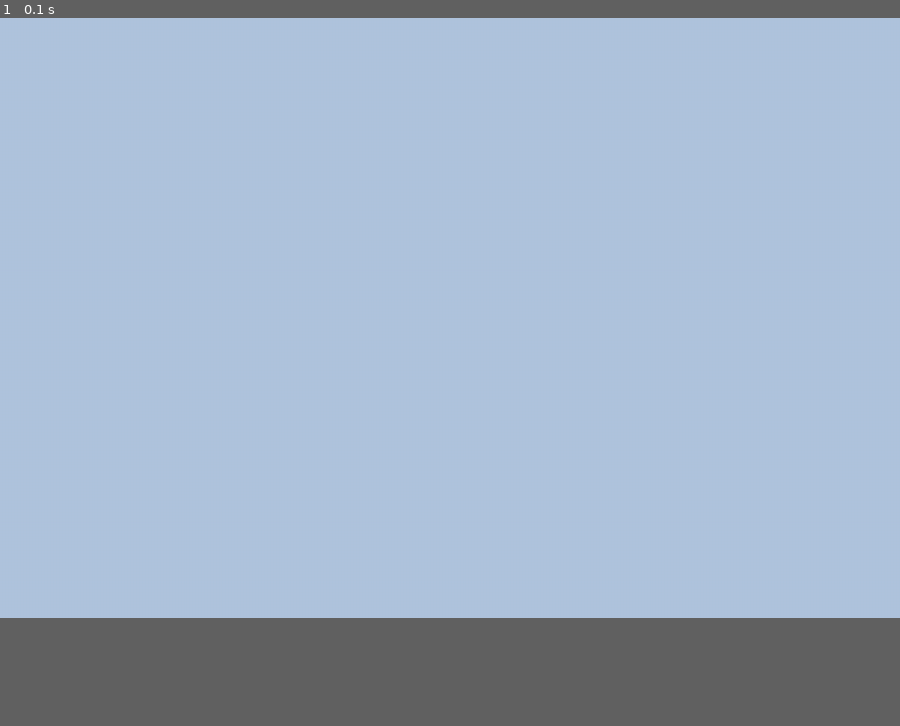
Above: before the commit, frame 1.
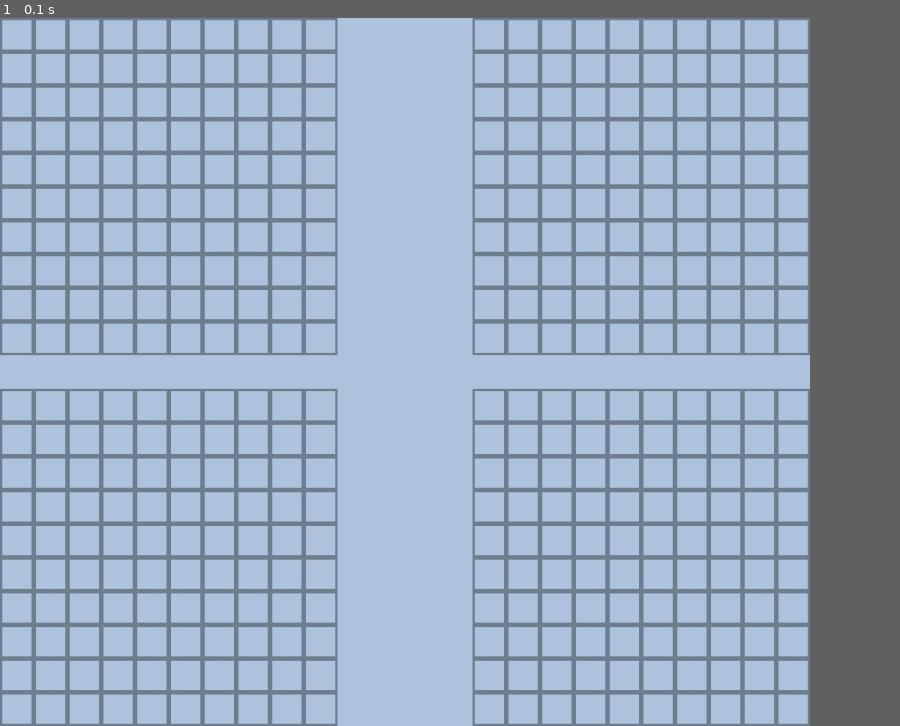
Above: after the commit, the same moment.

Repository: bongoja/battleshipgame
Game: pygame game, started from import pygame.py
Two runs of this game, one before a commit and one after it. Both use one fixed random seed, a clock stepped at 60 frames per second and the inputs below.
Inputs:
- Up to frame 1 (0.1 s): no input
In our replay, the window is 900x600 before the commit and 810x708 after it. These sizes can differ from the game's own. Grey fills any space a smaller window leaves; there, only what the larger window draws over its background counts as a difference.

The runs differ from the first frame. In frame 1, 19% of the frame differs, in the area x 0-90%, y 0-100%.

Commit message:
dodane 4 plansze
lol dziala

Diff:
--- a/import pygame.py
+++ b/import pygame.py
@@ -5,12 +5,26 @@
 
 pygame.display.set_caption("Gra w statki")
 
-SZEROKOSC = 1200
-WYSOKOSC = 800
+ROZMIAR_PLANSZY = 45
+POZIOMY_MARGINES = ROZMIAR_PLANSZY * 4
+PIONOWY_MARGINES = ROZMIAR_PLANSZY
+
+SZEROKOSC = ROZMIAR_PLANSZY * 10 * 2 + POZIOMY_MARGINES
+WYSOKOSC = ROZMIAR_PLANSZY * 10 * 2 + PIONOWY_MARGINES
 
 EKRAN = pygame.display.set_mode((SZEROKOSC, WYSOKOSC))
 
 NIEBIESKI = (176, 196, 222)
+SZARY = (112, 128, 144)
+
+#funkcja która rysuje kratkę
+def draw_grid(left = 0, top = 0):
+    for i in range(100):
+        x = left + i % 10 * ROZMIAR_PLANSZY
+        y = top + i // 10 * ROZMIAR_PLANSZY
+        PLANSZA = pygame.Rect(x, y, ROZMIAR_PLANSZY, ROZMIAR_PLANSZY)
+        pygame.draw.rect(EKRAN, SZARY, PLANSZA, width = 3)
+
 
 animating=True
 pausing=False
@@ -35,6 +49,21 @@
         if not pausing:
             EKRAN.fill(NIEBIESKI)
 
+        #rysowanie ,,szukającej'' planszy
+        draw_grid()
+        draw_grid(left = (SZEROKOSC-POZIOMY_MARGINES)//2 + POZIOMY_MARGINES, top = (WYSOKOSC-PIONOWY_MARGINES)//2 + PIONOWY_MARGINES)
+
+        #rysowanie planszy pozycyjnej
+        draw_grid(top = (WYSOKOSC-PIONOWY_MARGINES)//2 + PIONOWY_MARGINES)
+        draw_grid(left = (SZEROKOSC-POZIOMY_MARGINES)//2 + POZIOMY_MARGINES)
+
+
+
+
+
+
+
+
 
         #update screen
 
